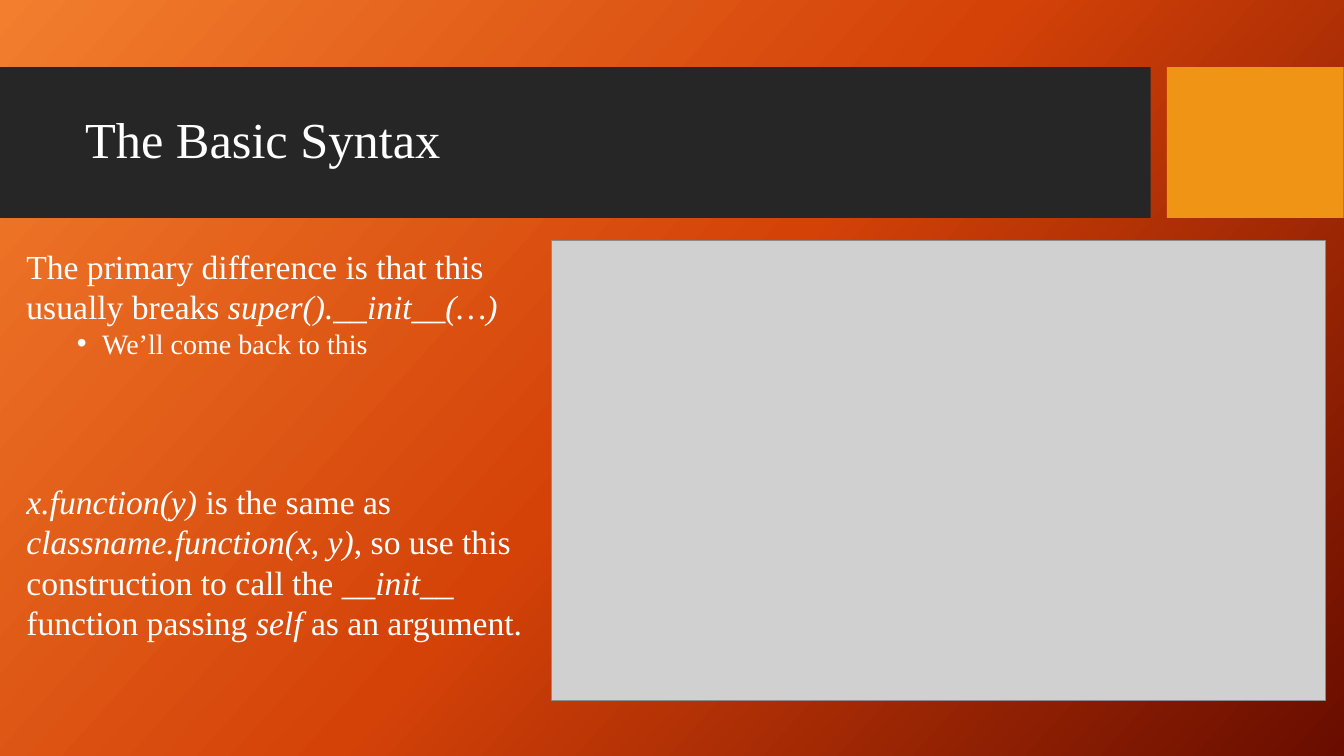
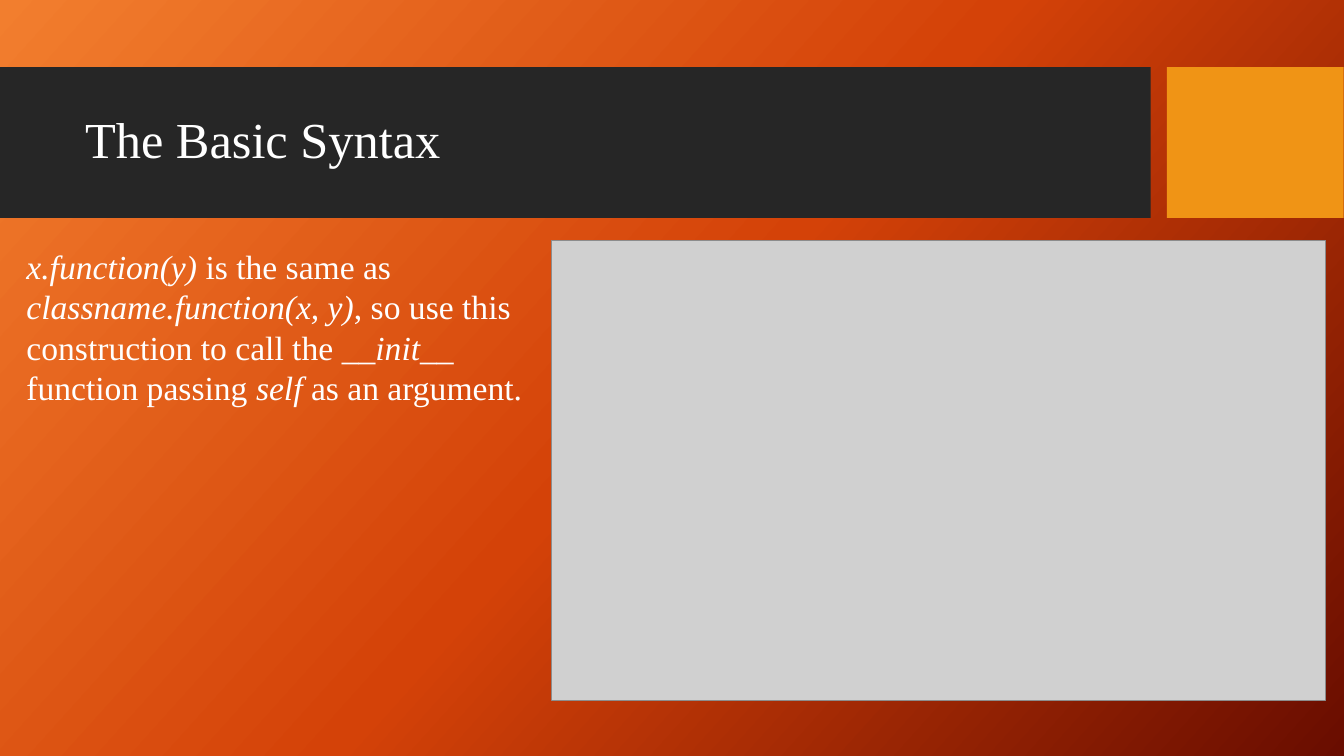
Before and after one commit to giganano/PythonBootcamp, a slide deck: slide 4 of slides/multiple_inheritance.pptx. Drawn at 1344x756 pixels with LibreOffice and Linux fonts; fonts in the diff are those of the drawing; grey boxes stand for pictures; background and template pictures are left out. Boxes give left, top, right and bottom in pixels: in the first picture for what was removed or moved away, otherwise in the second. Text is boxed around its words. In the diff, an @@ line names an element or a change of style, - is before the commit and + after.

```diff
--- a/slides/multiple_inheritance.pptx
+++ b/slides/multiple_inheritance.pptx
@@ text at <box>26,255,498,355</box>: paragraphs removed @@
-The primary difference is that this usually breaks super().__init__(…)
-  • We’ll come back to this
```
Also in this commit, not shown: 5 other slides changed, 2 other files.
